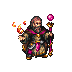
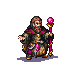
Comparing the layer stacks of the two 72 x 72 images. Changes:
added layer "hair2" above "gem" over [31, 17, 41, 23]
moved "gem" above "arch-mage2a.png", painted on it over [47, 14, 54, 24]
painted on "arch-mage2a.png" over [12, 21, 26, 34]
showed "shadow" over [17, 55, 58, 62]
